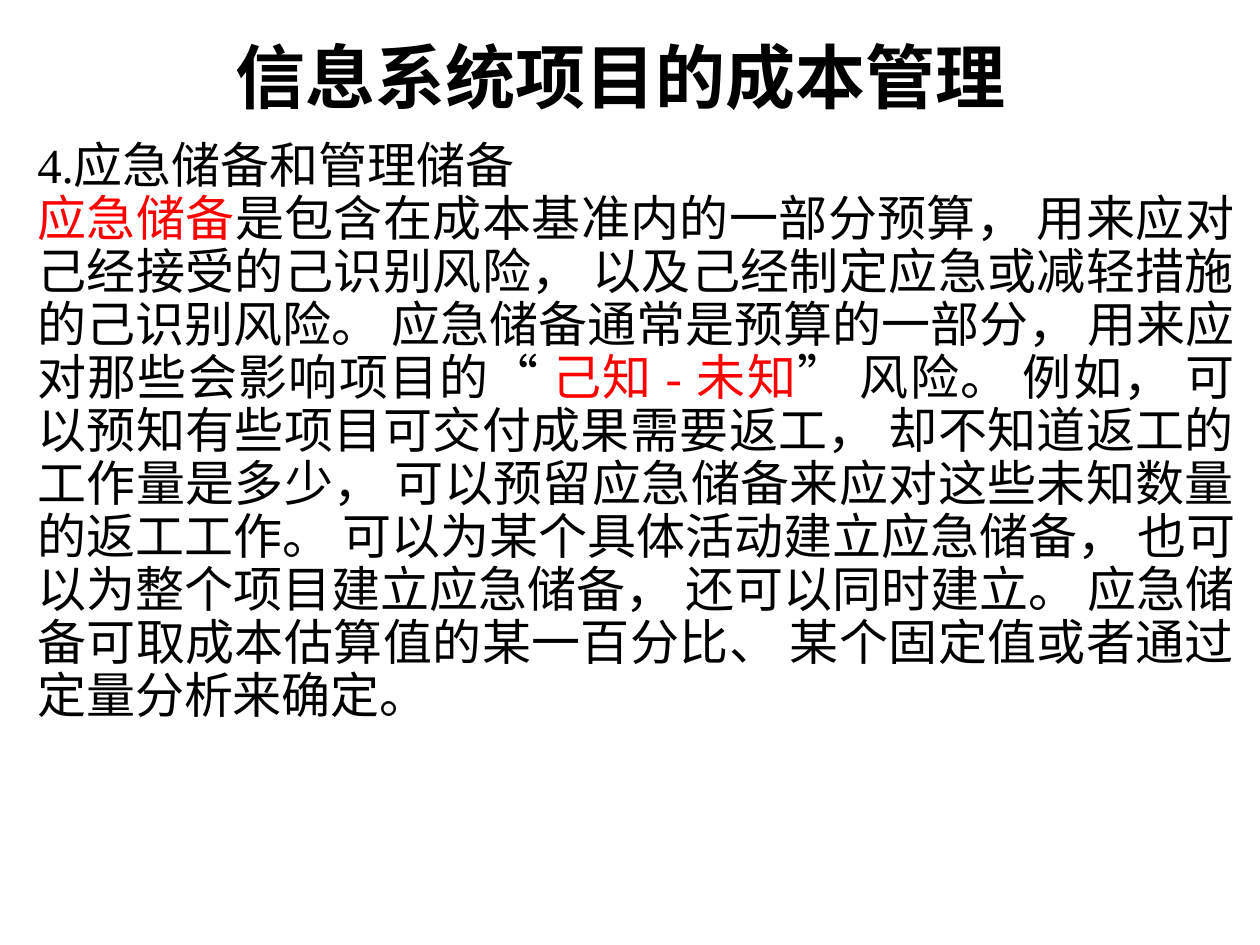
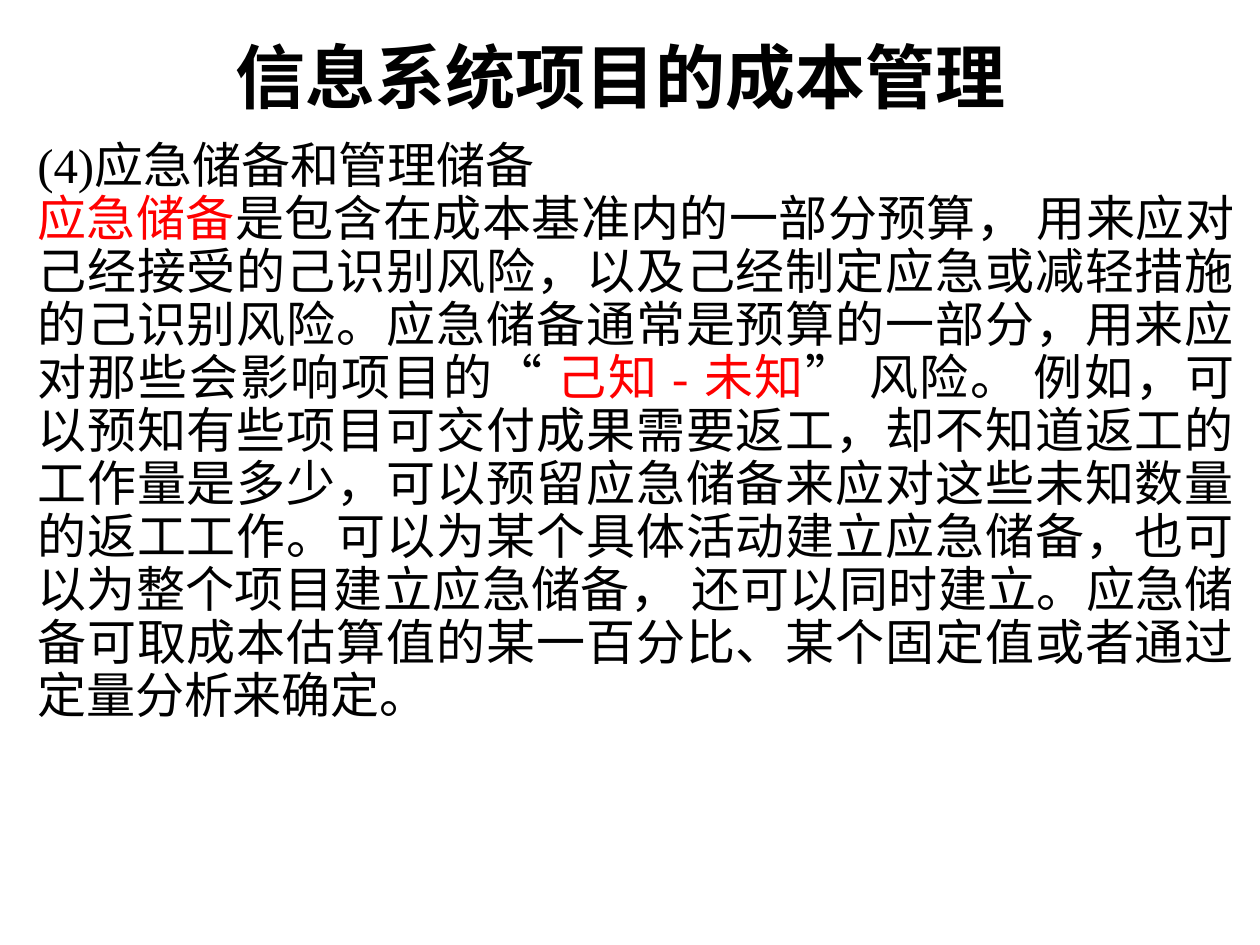
Before and after one commit to yanghui58/project_manager, a slide deck: slide 9 of 第5章 项目成本管理-yh.pptx. Drawn at 1260x945 pixels with LibreOffice and Linux fonts; fonts in the diff are those of the drawing; background and template pictures are left out. Boxes give left, top, right and bottom in pixels: in the first picture for what was removed or moved away, otherwise in the second. Text is boxed around its words. In the diff, an @@ line names an element or a change of style, - is before the commit and + after.

Commit message:
对项目成本管理进行了更新

```diff
--- a/第5章 项目成本管理-yh.pptx
+++ b/第5章 项目成本管理-yh.pptx
@@ text at box(37, 145, 1235, 717): text changed @@
-4.应急储备和管理储备
-应急储备是包含在成本基准内的一部分预算， 用来应对己经接受的己识别风险， 以及己经制定应急或减轻措施的己识别风险。 应急储备通常是预算的一部分， 用来应对那些会影响项目的“ 己知 - 未知” 风险。 例如， 可以预知有些项目可交付成果需要返工， 却不知道返工的工作量是多少， 可以预留应急储备来应对这些未知数量的返工工作。 可以为某个具体活动建立应急储备， 也可以为整个项目建立应急储备， 还可以同时建立。 应急储备可取成本估算值的某一百分比、 某个固定值或者通过定量分析来确定。
+(4)应急储备和管理储备
+应急储备是包含在成本基准内的一部分预算， 用来应对己经接受的己识别风险，以及己经制定应急或减轻措施的己识别风险。应急储备通常是预算的一部分，用来应对那些会影响项目的“ 己知 - 未知” 风险。 例如，可以预知有些项目可交付成果需要返工，却不知道返工的工作量是多少，可以预留应急储备来应对这些未知数量的返工工作。可以为某个具体活动建立应急储备，也可以为整个项目建立应急储备， 还可以同时建立。应急储备可取成本估算值的某一百分比、某个固定值或者通过定量分析来确定。
```
Also in this commit, not shown: 40 other slides changed, 11 slides added, 59 slides removed.
